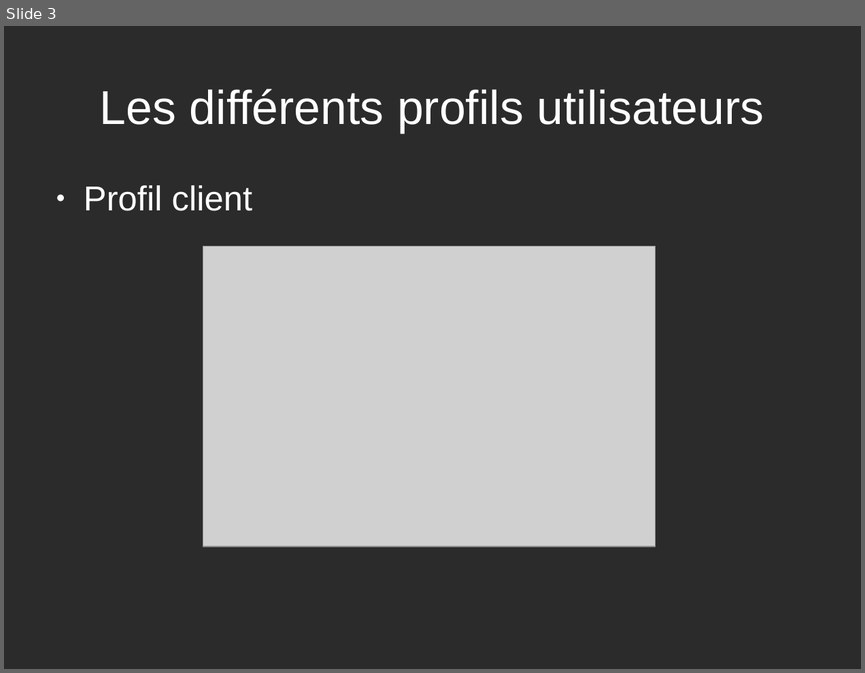
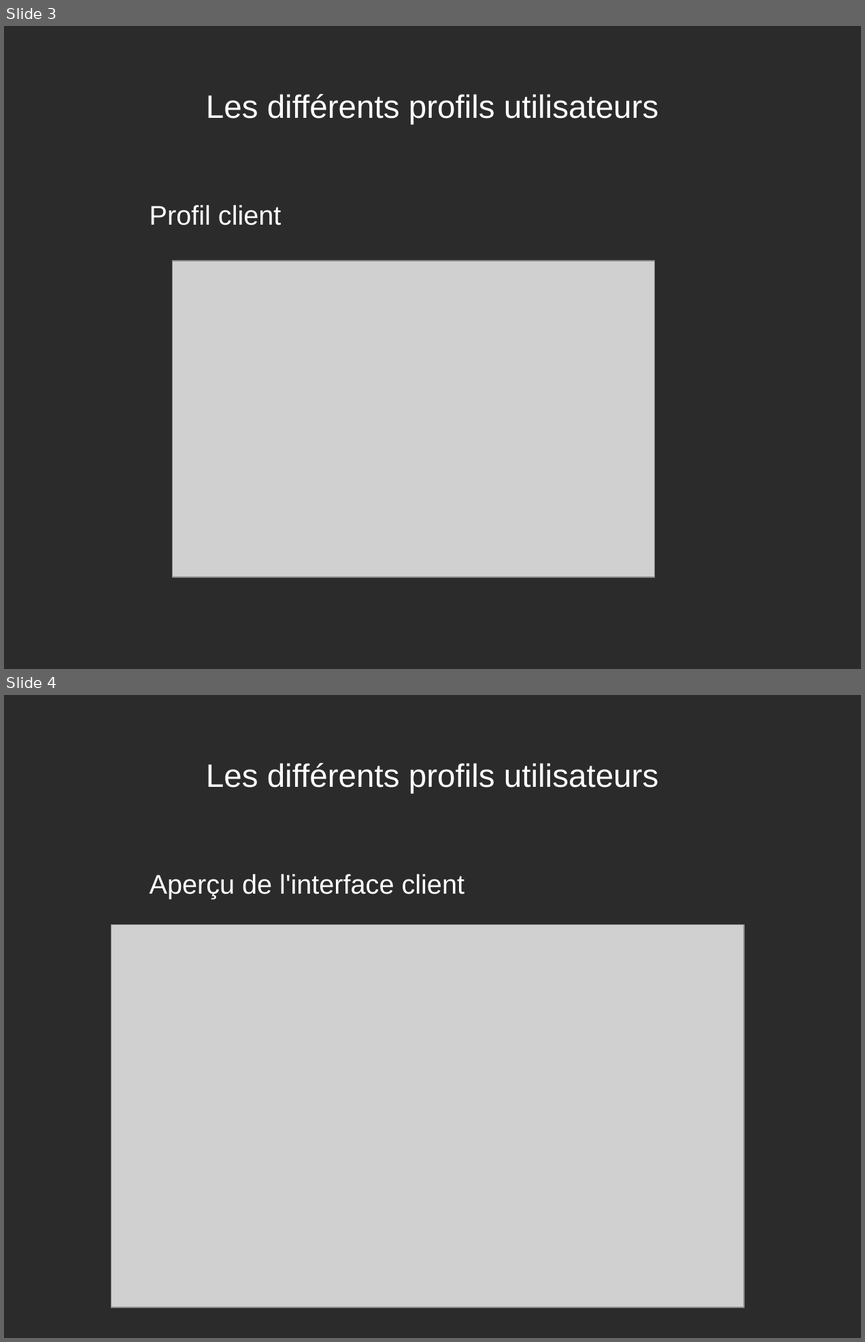
Before and after one commit to Hyperyon/p4-OCPizza, a slide deck: Présentation projet.odp. Shown one above the other, each under a label of ours: slide 3 before the commit, slides 3 and 4 after it. The pictures are 865x673 and 865x1342 pixels, drawn with LibreOffice and Linux fonts; fonts in the diff are those of the drawing; grey boxes stand for pictures; background and template pictures are left out; a plain dark background stands for a picture behind light text. Boxes give left, top, right and bottom in pixels: in the first picture for what was removed or moved away, otherwise in the second. Text is boxed around its words. In the diff, an @@ line names an element or a change of style, - is before the commit and + after.

```diff
--- a/Présentation projet.odp
+++ b/Présentation projet.odp
@@ slide 4 added at bbox=[4, 695, 861, 1338], background picture (left out) @@
@@ title added at bbox=[206, 763, 658, 794], 30 pt, text #FFFFFF @@
+Les différents profils utilisateurs
@@ text added at bbox=[150, 874, 465, 899], 25 pt, text #FFFFFF @@
+Aperçu de l'interface client
@@ picture added at bbox=[111, 924, 744, 1307] @@
@@ slide 3 changed as well @@
@@ title "Les différents profils utilisateurs" at bbox=[206, 94, 658, 125]: size 44 to 30 pt @@
@@ text "Profil client": place and size @@
-text "Profil client" at bbox=[84, 185, 253, 211]
+text "Profil client" at bbox=[150, 205, 281, 225]
@@ text "Profil client" at bbox=[150, 205, 281, 225]: size 32 to 25 pt; bullet ● to none; less space between paragraphs @@
@@ picture: place and size @@
-picture at bbox=[203, 246, 655, 546]
+picture at bbox=[173, 261, 655, 577]
```
Also in this commit, not shown: 4 other slides changed, 1 slide removed, 7 other files.
